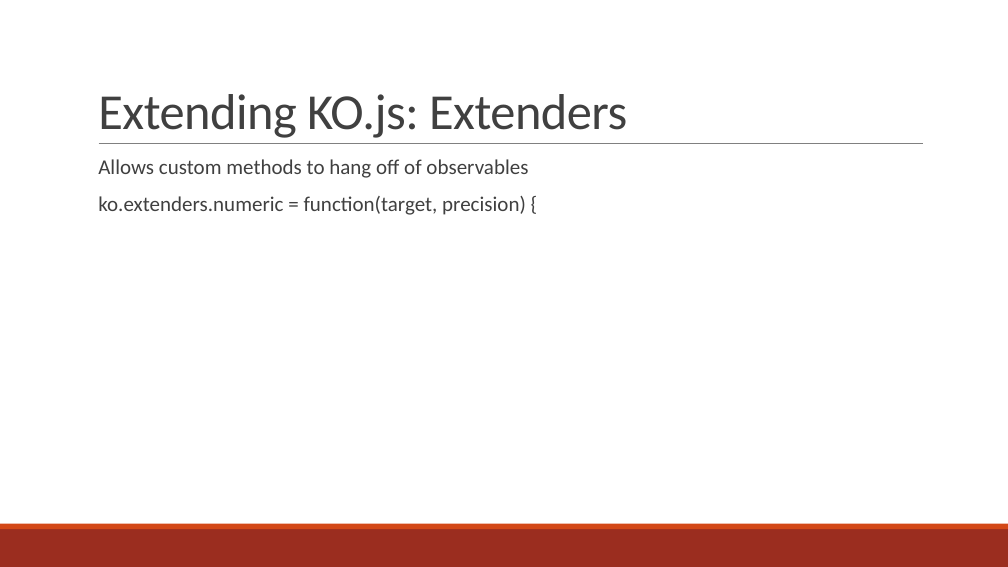
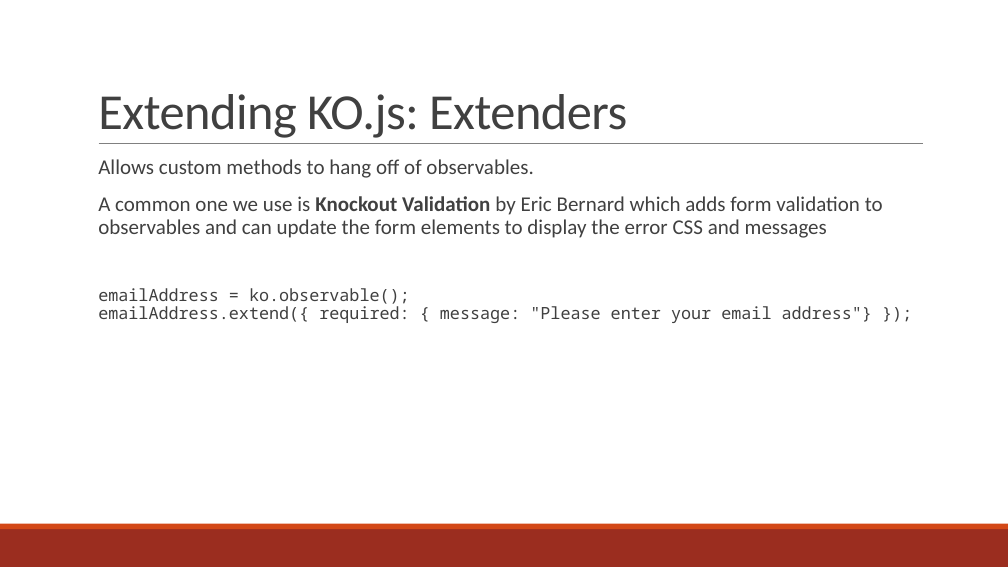
Before and after one commit to JoeDoyle23/IndyJS-Knockout, a slide deck: slide 6 of Knockout.pptx. Drawn at 1008x567 pixels with LibreOffice and Linux fonts; fonts in the diff are those of the drawing. Boxes give left, top, right and bottom in pixels: in the first picture for what was removed or moved away, otherwise in the second. Text is boxed around its words. In the diff, an @@ line names an element or a change of style, - is before the commit and + after.

```diff
--- a/Knockout.pptx
+++ b/Knockout.pptx
@@ text at <box>98,159,883,323</box>: text changed @@
-  Allows custom methods to hang off of observables
-  ko.extenders.numeric = function(target, precision) {
+  Allows custom methods to hang off of observables.
+  A common one we use is Knockout Validation by Eric Bernard which adds form validation to observables and can update the form elements to display the error CSS and messages
+  emailAddress = ko.observable();
+  emailAddress.extend({ required: { message: "Please enter your email address"} });
```
Also in this commit, not shown: 4 other slides changed, 1 other file.
